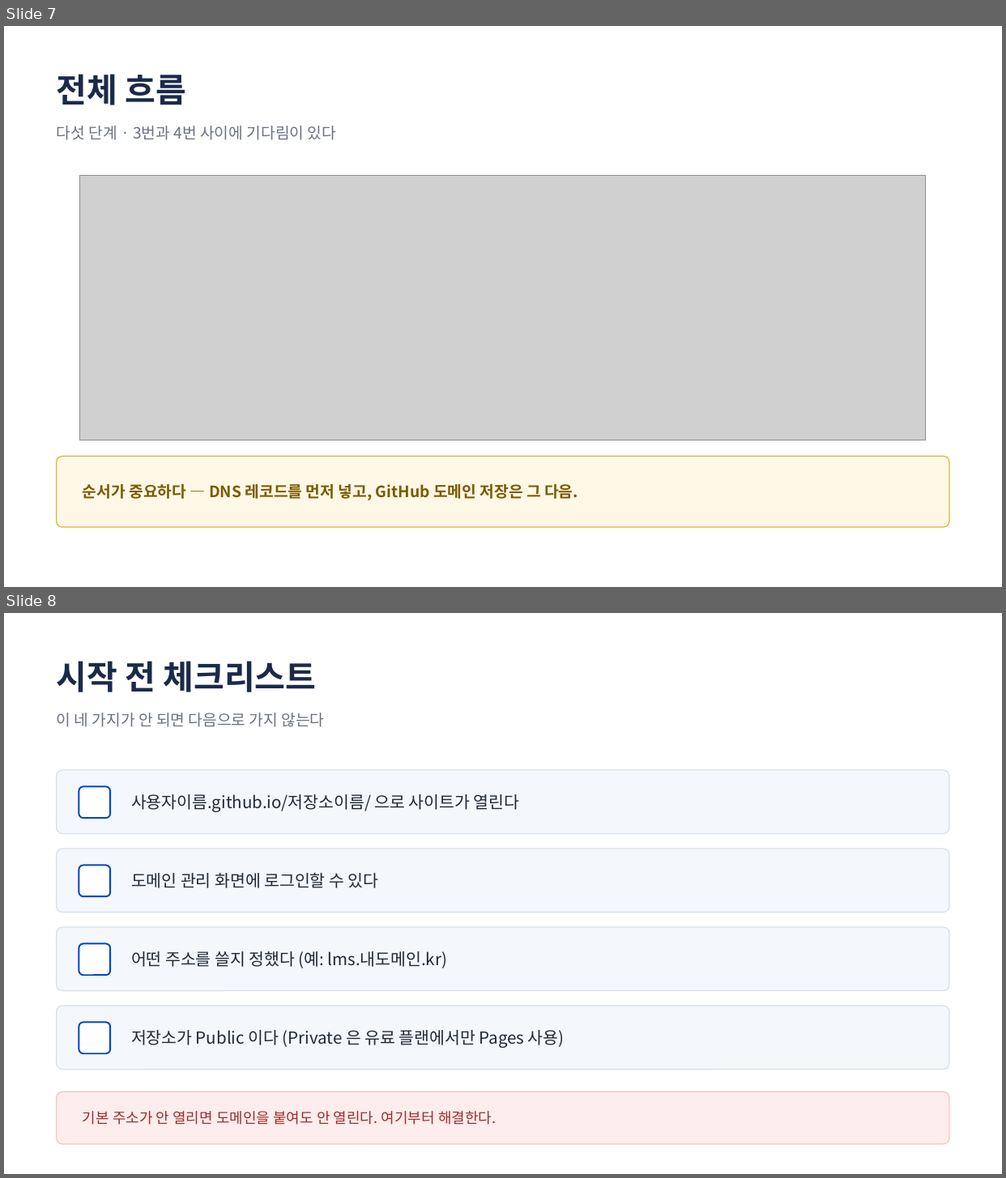
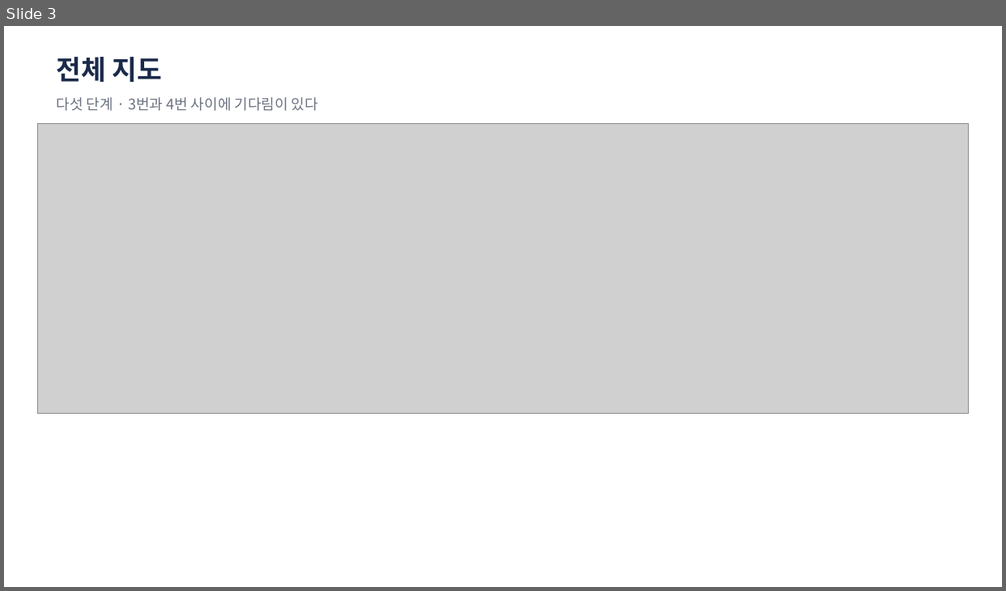
Before and after one commit to jungaistar/lms, a slide deck: docs/lecture/pages-domain/GitHub-Pages-도메인연결-강의슬라이드.pptx. Shown one above the other, each under a label of ours: slides 7 and 8 before the commit, slide 3 after it. The pictures are 1006x1178 and 1006x591 pixels, drawn with LibreOffice and Linux fonts; fonts in the diff are those of the drawing; grey boxes stand for pictures. Boxes give left, top, right and bottom in pixels: in the first picture for what was removed or moved away, otherwise in the second. Text is boxed around its words. In the diff, an @@ line names an element or a change of style, - is before the commit and + after.

```diff
--- a/docs/lecture/pages-domain/GitHub-Pages-도메인연결-강의슬라이드.pptx
+++ b/docs/lecture/pages-domain/GitHub-Pages-도메인연결-강의슬라이드.pptx
@@ slide 8 removed at (x1=4, y1=613, x2=1002, y2=1174), background #FFFFFF @@
@@ text removed at (x1=57, y1=661, x2=317, y2=692) @@
-시작 전 체크리스트
@@ text removed at (x1=57, y1=713, x2=324, y2=727) @@
-이 네 가지가 안 되면 다음으로 가지 않는다
@@ rounded rectangle removed at (x1=57, y1=770, x2=949, y2=834) @@
@@ rounded rectangle removed at (x1=79, y1=786, x2=110, y2=818) @@
@@ text removed at (x1=131, y1=794, x2=520, y2=812) @@
-사용자이름.github.io/저장소이름/ 으로 사이트가 열린다
@@ rounded rectangle removed at (x1=57, y1=849, x2=949, y2=913) @@
@@ rounded rectangle removed at (x1=79, y1=865, x2=110, y2=897) @@
@@ text removed at (x1=131, y1=873, x2=379, y2=888) @@
-도메인 관리 화면에 로그인할 수 있다
@@ rounded rectangle removed at (x1=57, y1=927, x2=949, y2=991) @@
@@ rounded rectangle removed at (x1=79, y1=944, x2=110, y2=975) @@
@@ text removed at (x1=131, y1=952, x2=447, y2=969) @@
-어떤 주소를 쓸지 정했다 (예: lms.내도메인.kr)
@@ rounded rectangle removed at (x1=57, y1=1006, x2=949, y2=1070) @@
@@ rounded rectangle removed at (x1=79, y1=1023, x2=110, y2=1054) @@
@@ text removed at (x1=131, y1=1030, x2=565, y2=1048) @@
-저장소가 Public 이다 (Private 은 유료 플랜에서만 Pages 사용)
@@ rounded rectangle removed at (x1=57, y1=1093, x2=949, y2=1144) @@
@@ text removed at (x1=83, y1=1111, x2=496, y2=1125) @@
-기본 주소가 안 열리면 도메인을 붙여도 안 열린다. 여기부터 해결한다.
@@ what was slide 7 is now slide 3 @@
@@ slide 3 changed as well @@
@@ text at (x1=57, y1=57, x2=162, y2=82): text changed; size 32 to 26 pt @@
-전체 흐름
+전체 지도
@@ text "다섯 단계 · 3번과 4번 ..." moved from (x1=57, y1=126, x2=336, y2=140) to (x1=57, y1=97, x2=318, y2=111) @@
@@ text "다섯 단계 · 3번과 4번 ..." at (x1=57, y1=97, x2=318, y2=111): size 15 to 14 pt @@
@@ picture resized from (x1=79, y1=176, x2=926, y2=440) to (x1=38, y1=123, x2=968, y2=414) @@
@@ rounded rectangle removed at (x1=57, y1=456, x2=949, y2=527) @@
@@ text removed at (x1=83, y1=484, x2=578, y2=501) @@
-순서가 중요하다 — DNS 레코드를 먼저 넣고, GitHub 도메인 저장은 그 다음.
```
Also in this commit, not shown: 13 other slides changed, 13 slides added, 5 other slides removed, 50 other files.
